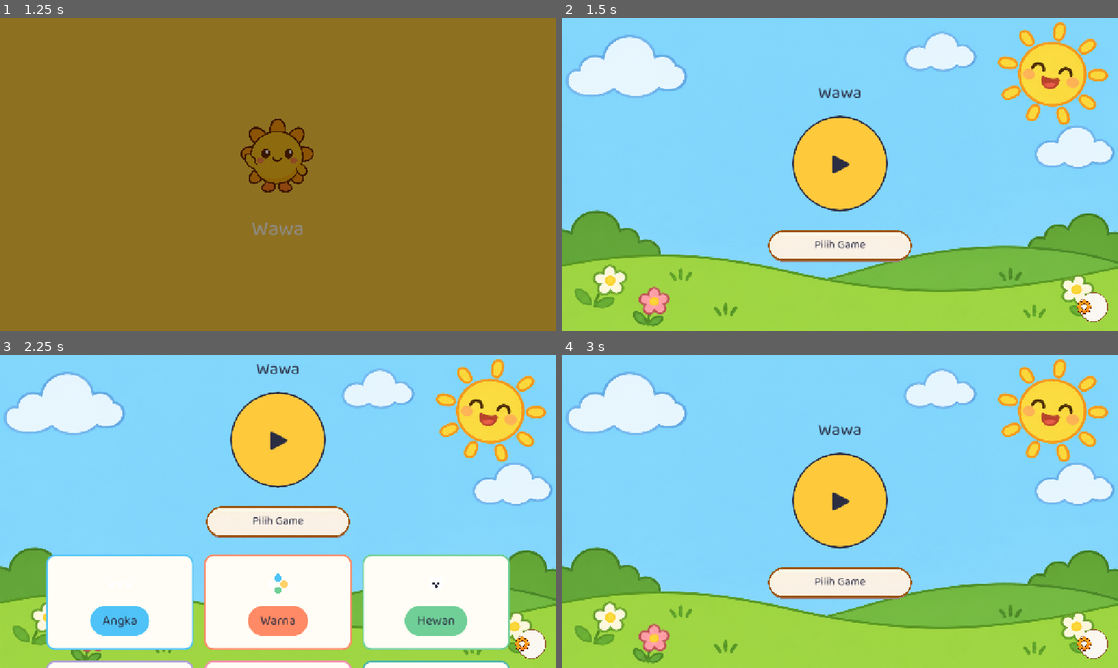
Above: before the commit, frames 1-4 (two rows, left to right).
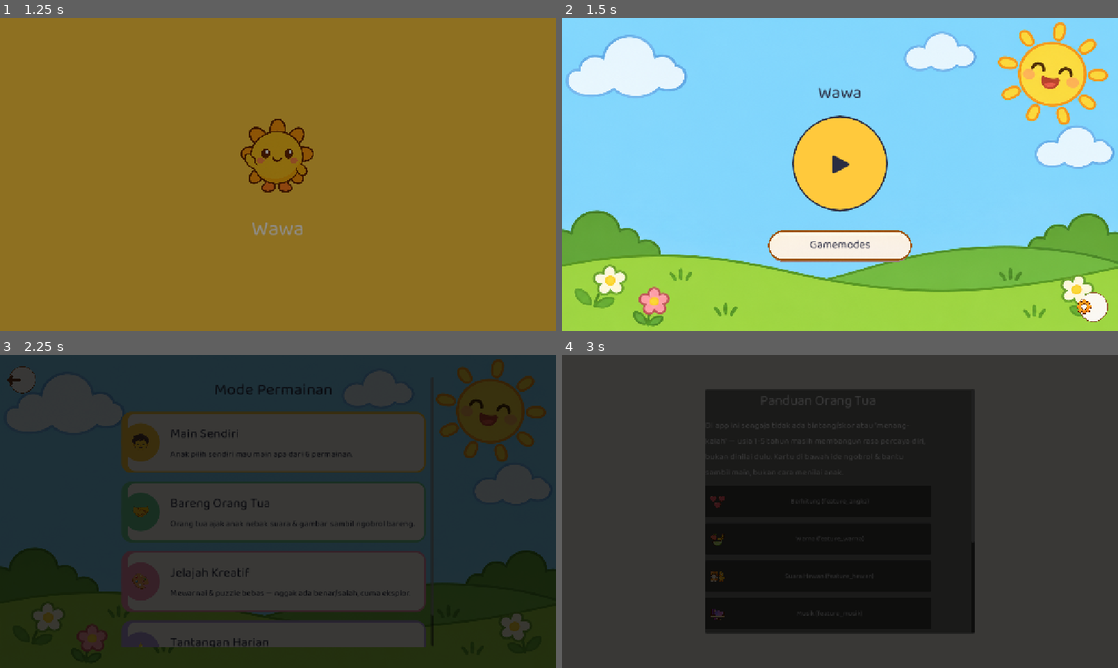
Above: after the commit, the same moments.

Repository: ptnusavisionmedia/game-balita
Game: Godot game, scene res://scenes/Splash.tscn
Two runs of this game, one before a commit and one after it. Both use one fixed random seed, a clock stepped at 60 frames per second and the inputs below.
Inputs (mouse positions are in pixels of both pictures, inside the frame that each line leads up to):
- Up to frame 1 (1.25 s): tap Enter at 0.5 s
- Up to frame 2 (1.5 s): no input
- Up to frame 3 (2.25 s): click (278, 580) at 2 s, where only the run before the commit has a clickable "Pilih Game"
- Up to frame 4 (3 s): click (840, 520) at 2.75 s, where only the run before the commit has a clickable "Pilih Game"

Frame 1 is identical in both runs. In frame 2, 0.2% of the frame differs, in the area x 44-56%, y 70-74%; in frame 3, 100%; in frame 4, 100%, in the area x 0-100%, y 0-100%.

Commit message:
feat: ganti "Pilih Game" jadi "Gamemodes" dengan 4 kartu tema
4 cara masuk ke 6 mini-game yang sama (bukan modul baru): Main Sendiri
(grid manual, dipindah dari Home), Bareng Orang Tua (jalan pintas ke
ParentGuide — nebak suara/gambar hewan, berbasis scaffolding Vygotsky),
Jelajah Kreatif (acak Mewarnai/Puzzle saja), Tantangan Harian (1 modul
tetap per hari, berbasis prinsip rutinitas tumbuh kembang).

Co-Authored-By: Claude Sonnet 5 <noreply@anthropic.com>

Diff:
--- /dev/null
+++ b/scenes/GameModes.tscn
@@ -0,0 +1,8 @@
+[gd_scene load_steps=2 format=3]
+
+[ext_resource type="Script" path="res://scenes/game_modes.gd" id="1"]
+
+[node name="GameModes" type="Control"]
+anchor_right = 1.0
+anchor_bottom = 1.0
+script = ExtResource("1")
--- /dev/null
+++ b/scenes/game_modes.gd
@@ -0,0 +1,290 @@
+extends Control
+## "Mode Permainan" — pengganti grid "Pilih Game" lama. 4 kartu vertikal,
+## tiap kartu 1 TEMA cara main (bukan 1 modul), supaya anak & orang tua
+## punya beberapa cara masuk ke 6 mini-game yang sama, bukan cuma acak
+## (tombol Play di Home) atau pilih manual.
+##
+## Dasar tiap tema (lihat juga obsidian-vault/Decisions Log.md 2026-11-26):
+## - "Main Sendiri": otonomi memilih — usia 3-5 tahun mulai butuh rasa
+##   kontrol atas pilihannya sendiri, bukan cuma didikte/diacak (self-
+##   directed play, ala Montessori).
+## - "Bareng Orang Tua": scaffolding Vygotsky (Zone of Proximal Development)
+##   — anak belajar lebih cepat lewat interaksi aktif orang dewasa
+##   (nama/suara/konsep) daripada main sendirian. Ini cuma jalan pintas ke
+##   `ParentGuide.tscn` yang sudah ada (kartu per modul + "Mulai Main
+##   Bareng" ke mekanik Bareng Orang Tua `feature_hewan`), BUKAN modul baru.
+## - "Jelajah Kreatif": main terbuka tanpa benar/salah (Mewarnai/Puzzle) —
+##   pentingnya unstructured/open-ended play buat ekspresi & motorik halus,
+##   beda dari 2 mode di atas yang berbasis "pilihan".
+## - "Tantangan Harian": 1 modul yang SAMA sepanjang hari ini (bukan acak
+##   tiap tap seperti Play) — rutinitas yang konsisten/terprediksi penting
+##   buat anak kecil (predictability & routine di tumbuh kembang usia dini).
+
+const ParentGuideScenePath := "res://scenes/ParentGuide.tscn"
+
+var _module_grid: GridContainer
+var _module_grid_wrapper: Control
+
+
+func _ready() -> void:
+	anchor_right = 1.0
+	anchor_bottom = 1.0
+	add_child(GameBackground.new())
+
+	var back_button := Button.new()
+	UIStyle.apply_icon_frame(back_button)
+	var back_icon_path := "res://core/assets/images/ui/back_arrow.png"
+	if FileAccess.file_exists(back_icon_path):
+		back_button.icon = load(back_icon_path)
+		back_button.expand_icon = true
+		back_button.add_theme_constant_override("icon_max_width", 48)
+	else:
+		back_button.text = "←"
+	back_button.anchor_left = 0.0
+	back_button.anchor_right = 0.0
+	back_button.offset_left = 8.0
+	back_button.offset_right = 96.0
+	back_button.offset_top = 12.0
+	back_button.offset_bottom = 100.0
+	back_button.pressed.connect(func(): GameFlow.go_home())
+	add_child(back_button)
+
+	var center := CenterContainer.new()
+	center.anchor_right = 1.0
+	center.anchor_bottom = 1.0
+	add_child(center)
+
+	var scroll := ScrollContainer.new()
+	scroll.custom_minimum_size = Vector2(720, 620)
+	center.add_child(scroll)
+
+	var vbox := VBoxContainer.new()
+	vbox.custom_minimum_size = Vector2(700, 0)
+	vbox.add_theme_constant_override("separation", 20)
+	scroll.add_child(vbox)
+
+	var title := Label.new()
+	title.text = "Mode Permainan"
+	title.add_theme_font_size_override("font_size", 38)
+	title.add_theme_color_override("font_color", AppColors.INK)
+	title.horizontal_alignment = HORIZONTAL_ALIGNMENT_CENTER
+	vbox.add_child(title)
+
+	vbox.add_child(_make_mode_card(
+		"🧒", AppColors.SUNSHINE,
+		"Main Sendiri",
+		"Anak pilih sendiri mau main apa dari 6 permainan.",
+		_on_main_sendiri_pressed
+	))
+
+	vbox.add_child(_make_mode_card(
+		"🤝", AppColors.LEAF,
+		"Bareng Orang Tua",
+		"Orang tua ajak anak nebak suara & gambar sambil ngobrol bareng.",
+		_on_bareng_orang_tua_pressed
+	))
+
+	vbox.add_child(_make_mode_card(
+		"🎨", AppColors.ACCENT_MEWARNAI,
+		"Jelajah Kreatif",
+		"Mewarnai & puzzle bebas — nggak ada benar/salah, cuma eksplor.",
+		_on_jelajah_kreatif_pressed
+	))
+
+	vbox.add_child(_make_mode_card(
+		"⭐", AppColors.ACCENT_MUSIK,
+		"Tantangan Harian",
+		"1 permainan pilihan hari ini — sama sepanjang hari, ganti besok.",
+		_on_tantangan_harian_pressed
+	))
+
+	_module_grid_wrapper = VBoxContainer.new()
+	_module_grid_wrapper.visible = false
+	_module_grid_wrapper.add_theme_constant_override("separation", 12)
+	vbox.add_child(_module_grid_wrapper)
+
+	var grid_label := Label.new()
+	grid_label.text = "Pilih permainan:"
+	grid_label.add_theme_font_size_override("font_size", 24)
+	grid_label.add_theme_color_override("font_color", AppColors.INK)
+	grid_label.horizontal_alignment = HORIZONTAL_ALIGNMENT_CENTER
+	_module_grid_wrapper.add_child(grid_label)
+
+	_module_grid = GridContainer.new()
+	_module_grid.columns = 3
+	_module_grid.add_theme_constant_override("h_separation", 24)
+	_module_grid.add_theme_constant_override("v_separation", 24)
+	_module_grid.size_flags_horizontal = Control.SIZE_SHRINK_CENTER
+	_module_grid_wrapper.add_child(_module_grid)
+
+	for game in GameFlow.GAMES:
+		_module_grid.add_child(_make_module_tile(game))
+
+
+## 1 kartu tema: badge emoji bulat warna aksen di kiri + judul & 1 baris
+## deskripsi di kanan, seluruh kartu jadi 1 tombol. Pola "kartu lebar" ini
+## beda dari `_make_tile` di home.gd (kartu persegi per modul) — supaya
+## 4 tema kelihatan beda level dari 6 modul di dalamnya.
+func _make_mode_card(emoji: String, accent: Color, title_text: String, subtitle_text: String, callback: Callable) -> Button:
+	var button := Button.new()
+	button.custom_minimum_size = Vector2(0, 140)
+	button.pressed.connect(callback)
+
+	var style := StyleBoxFlat.new()
+	style.bg_color = AppColors.CREAM
+	style.border_color = accent
+	style.set_border_width_all(4)
+	style.border_width_left = 14
+	style.set_corner_radius_all(20)
+	style.set_content_margin_all(20)
+	for state in ["normal", "hover", "pressed", "focus"]:
+		button.add_theme_stylebox_override(state, style)
+
+	var row := HBoxContainer.new()
+	row.anchor_right = 1.0
+	row.anchor_bottom = 1.0
+	row.add_theme_constant_override("separation", 24)
+	row.mouse_filter = Control.MOUSE_FILTER_IGNORE
+	button.add_child(row)
+
+	var badge := PanelContainer.new()
+	badge.custom_minimum_size = Vector2(88, 88)
+	badge.size_flags_vertical = Control.SIZE_SHRINK_CENTER
+	var badge_style := StyleBoxFlat.new()
+	badge_style.bg_color = accent
+	badge_style.set_corner_radius_all(999)
+	badge.add_theme_stylebox_override("panel", badge_style)
+	row.add_child(badge)
+
+	var badge_label := Label.new()
+	badge_label.text = emoji
+	badge_label.add_theme_font_size_override("font_size", 42)
+	badge_label.horizontal_alignment = HORIZONTAL_ALIGNMENT_CENTER
+	badge_label.vertical_alignment = VERTICAL_ALIGNMENT_CENTER
+	badge.add_child(badge_label)
+
+	var text_box := VBoxContainer.new()
+	text_box.size_flags_horizontal = Control.SIZE_EXPAND_FILL
+	text_box.size_flags_vertical = Control.SIZE_SHRINK_CENTER
+	text_box.add_theme_constant_override("separation", 6)
+	row.add_child(text_box)
+
+	var title_label := Label.new()
+	title_label.text = title_text
+	title_label.add_theme_font_size_override("font_size", 30)
+	title_label.add_theme_color_override("font_color", AppColors.INK)
+	text_box.add_child(title_label)
+
+	var subtitle_label := Label.new()
+	subtitle_label.text = subtitle_text
+	subtitle_label.add_theme_font_size_override("font_size", 20)
+	subtitle_label.add_theme_color_override("font_color", AppColors.INK)
+	subtitle_label.autowrap_mode = TextServer.AUTOWRAP_WORD
+	text_box.add_child(subtitle_label)
+
+	return button
+
+
+## Kartu modul 340x220 — identik `_make_tile` di home.gd (mockup
+## `previews/02_pilih_game.png`), dipindah ke sini karena grid pilih manual
+## sekarang isi dalam "Main Sendiri", bukan lagi langsung di Home.
+func _make_module_tile(game: Dictionary) -> Button:
+	var accent := _accent_for(game["kind"])
+	var button := Button.new()
+	button.custom_minimum_size = Vector2(340, 220)
+	button.pressed.connect(func(): GameFlow.start_specific_game(game["scene"]))
+
+	var style := StyleBoxFlat.new()
+	style.bg_color = AppColors.CREAM
+	style.border_color = accent
+	style.set_border_width_all(4)
+	style.set_corner_radius_all(20)
+	for state in ["normal", "hover", "pressed", "focus"]:
+		button.add_theme_stylebox_override(state, style)
+
+	var tile_box := VBoxContainer.new()
+	tile_box.anchor_right = 1.0
+	tile_box.anchor_bottom = 1.0
+	tile_box.alignment = BoxContainer.ALIGNMENT_CENTER
+	tile_box.add_theme_constant_override("separation", 14)
+	tile_box.mouse_filter = Control.MOUSE_FILTER_IGNORE
+	button.add_child(tile_box)
+
+	var icon := ModuleIcon.new()
+	icon.kind = game["kind"]
+	icon.custom_minimum_size = Vector2(96, 96)
+	icon.size_flags_horizontal = Control.SIZE_SHRINK_CENTER
+	tile_box.add_child(icon)
+
+	var label_chip := PanelContainer.new()
+	label_chip.size_flags_horizontal = Control.SIZE_SHRINK_CENTER
+	label_chip.mouse_filter = Control.MOUSE_FILTER_IGNORE
+	var chip_style := StyleBoxFlat.new()
+	chip_style.bg_color = accent
+	chip_style.set_corner_radius_all(999)
+	chip_style.content_margin_left = 28
+	chip_style.content_margin_right = 28
+	chip_style.content_margin_top = 10
+	chip_style.content_margin_bottom = 10
+	label_chip.add_theme_stylebox_override("panel", chip_style)
+	tile_box.add_child(label_chip)
+
+	var label := Label.new()
+	label.text = game["name"]
+	label.horizontal_alignment = HORIZONTAL_ALIGNMENT_CENTER
+	label.add_theme_color_override("font_color", AppColors.INK)
+	label.add_theme_font_size_override("font_size", 30)
+	label_chip.add_child(label)
+
+	return button
+
+
+static func _accent_for(kind: String) -> Color:
+	match kind:
+		"angka": return AppColors.ACCENT_ANGKA
+		"warna": return AppColors.ACCENT_WARNA
+		"hewan": return AppColors.ACCENT_HEWAN
+		"musik": return AppColors.ACCENT_MUSIK
+		"mewarnai": return AppColors.ACCENT_MEWARNAI
+		"puzzle": return AppColors.ACCENT_PUZZLE
+		_: return AppColors.SUNSHINE
+
+
+func _on_main_sendiri_pressed() -> void:
+	_module_grid_wrapper.visible = not _module_grid_wrapper.visible
+
+
+## Jalan pintas ke `ParentGuide.tscn` yang sudah ada — isinya kartu per
+## modul (kalimat scaffolding + "Mulai Main Bareng" ke mekanik Bareng Orang
+## Tua `feature_hewan`, nebak suara/gambar). Sengaja TANPA
+## `ParentalGateDialog` di sini: gate itu buat lindungi Settings dari anak
+## klak-klik sendiri, bukan buat lindungi konten ini — di mode ini
+## orang tua memang diasumsikan sedang duduk bareng anak.
+func _on_bareng_orang_tua_pressed() -> void:
+	GameFlow.goto_scene(ParentGuideScenePath)
+
+
+## Pilih acak di antara 2 modul "tanpa benar/salah" (Mewarnai, Puzzle) —
+## beda dari Play di Home yang acak dari SEMUA 6 modul, supaya "Jelajah
+## Kreatif" konsisten cuma isi main bebas/sensorik, bukan modul kuis
+## (Angka/Warna/Hewan) yang punya jawaban benar-salah.
+func _on_jelajah_kreatif_pressed() -> void:
+	const CREATIVE_KINDS := ["mewarnai", "puzzle"]
+	var pool: Array = GameFlow.GAMES.filter(func(g): return g["implemented"] and CREATIVE_KINDS.has(g["kind"]))
+	if pool.is_empty():
+		return
+	randomize()
+	var pick: Dictionary = pool[randi() % pool.size()]
+	GameFlow.start_specific_game(pick["scene"])
+
+
+## Deterministik per hari (bukan `randi()`) — pakai hari-ke-berapa dalam
+## tahun sebagai index, supaya tap berkali-kali hari yang sama selalu
+## kebuka modul yang SAMA (beda dari Play acak di Home), baru ganti besok.
+func _on_tantangan_harian_pressed() -> void:
+	var pool: Array = GameFlow.GAMES.filter(func(g): return g["implemented"])
+	if pool.is_empty():
+		return
+	var day_of_year: int = Time.get_date_dict_from_system()["day"] + Time.get_date_dict_from_system()["month"] * 31
+	var pick: Dictionary = pool[day_of_year % pool.size()]
+	GameFlow.start_specific_game(pick["scene"])
--- a/scenes/home.gd
+++ b/scenes/home.gd
@@ -1,12 +1,14 @@
 extends Control
 ## Menu utama: 1 tombol "Play" besar di tengah (mode acak infinite lewat
-## `GameFlow`) + tombol sekunder "Pilih Game" (grid manual, tersembunyi
-## default) + Settings. Lihat obsidian-vault/Decisions Log.md 2026-11-20
-## untuk alasan desain ini (sebelumnya langsung tampilkan grid 6 tile).
+## `GameFlow`) + tombol sekunder "Gamemodes" (ke `GameModes.tscn`) + Settings.
+## Lihat obsidian-vault/Decisions Log.md 2026-11-20 & 2026-11-26.
+##
+## Update 2026-11-26: grid 6 modul pilih manual yang dulu langsung di sini
+## (toggle di bawah tombol "Pilih Game") DIPINDAH ke `scenes/game_modes.gd`
+## jadi isi kartu "Main Sendiri" — Home sekarang cuma Play + Gamemodes +
+## Settings, grid-nya ada di layar Gamemodes sendiri.
 
 const ParentalGateDialogScene := preload("res://core/scenes/ParentalGateDialog.tscn")
-
-var _grid: GridContainer
 
 
 func _ready() -> void:
@@ -60,26 +62,20 @@
 	play_button.pressed.connect(_on_play_pressed)
 	vbox.add_child(play_button)
 
+	# Update 2026-11-26: "Pilih Game" (grid 6 modul langsung di Home) diganti
+	# jadi "Gamemodes" — pindah ke scene sendiri `GameModes.tscn` dengan 4
+	# kartu tema (Main Sendiri/Bareng Orang Tua/Jelajah Kreatif/Tantangan
+	# Harian), bukan cuma grid pilih manual. Lihat scenes/game_modes.gd &
+	# obsidian-vault/Decisions Log.md 2026-11-26.
 	var choose_button := Button.new()
-	choose_button.text = "Pilih Game"
+	choose_button.text = "Gamemodes"
 	choose_button.custom_minimum_size = Vector2(342, 114)  # rasio 3:1, sama persis gambar sumber
 	choose_button.size_flags_horizontal = Control.SIZE_SHRINK_CENTER
 	choose_button.add_theme_font_size_override("font_size", 26)
 	UIStyle.apply_ink_text_color(choose_button)
 	_apply_texture_button_style(choose_button, "res://core/assets/images/button_secondary.png")
-	choose_button.pressed.connect(_on_toggle_grid)
+	choose_button.pressed.connect(func(): GameFlow.goto_scene("res://scenes/GameModes.tscn"))
 	vbox.add_child(choose_button)
-
-	_grid = GridContainer.new()
-	_grid.columns = 3
-	_grid.add_theme_constant_override("h_separation", 24)
-	_grid.add_theme_constant_override("v_separation", 24)
-	_grid.size_flags_horizontal = Control.SIZE_SHRINK_CENTER
-	_grid.visible = false
-	vbox.add_child(_grid)
-
-	for game in GameFlow.GAMES:
-		_grid.add_child(_make_tile(game))
 
 	# Update 2026-11-22 (redesain ke-2): gear Settings pindah dari pojok
 	# kanan atas ke BAWAH tengah layar (atas permintaan user) — "agak
@@ -131,84 +127,8 @@
 		button.add_theme_stylebox_override(state, style)
 
 
-## Update 2026-11-22: redesain kartu modul mengikuti mockup
-## `previews/02_pilih_game.png` paket Wawa_GUI_HUD_Pack.zip — dari kotak
-## kecil warna solid (120x120) jadi kartu krem besar (340x220) dengan
-## border warna aksen + ikon modul besar + nama modul di dalam "chip"
-## pil warna aksen (bukan teks putih polos di atas kotak warna lagi).
-func _make_tile(game: Dictionary) -> Button:
-	var accent := _accent_for(game["kind"])
-	var button := Button.new()
-	button.custom_minimum_size = Vector2(340, 220)
-	button.pressed.connect(_on_tile_pressed.bind(game["scene"]))
-
-	var style := StyleBoxFlat.new()
-	style.bg_color = AppColors.CREAM
-	style.border_color = accent
-	style.set_border_width_all(4)
-	style.set_corner_radius_all(20)
-	for state in ["normal", "hover", "pressed", "focus"]:
-		button.add_theme_stylebox_override(state, style)
-
-	var tile_box := VBoxContainer.new()
-	tile_box.anchor_right = 1.0
-	tile_box.anchor_bottom = 1.0
-	tile_box.alignment = BoxContainer.ALIGNMENT_CENTER
-	tile_box.add_theme_constant_override("separation", 14)
-	tile_box.mouse_filter = Control.MOUSE_FILTER_IGNORE
-	button.add_child(tile_box)
-
-	var icon := ModuleIcon.new()
-	icon.kind = game["kind"]
-	icon.custom_minimum_size = Vector2(96, 96)
-	icon.size_flags_horizontal = Control.SIZE_SHRINK_CENTER
-	tile_box.add_child(icon)
-
-	var label_chip := PanelContainer.new()
-	label_chip.size_flags_horizontal = Control.SIZE_SHRINK_CENTER
-	label_chip.mouse_filter = Control.MOUSE_FILTER_IGNORE
-	var chip_style := StyleBoxFlat.new()
-	chip_style.bg_color = accent
-	chip_style.set_corner_radius_all(999)
-	chip_style.content_margin_left = 28
-	chip_style.content_margin_right = 28
-	chip_style.content_margin_top = 10
-	chip_style.content_margin_bottom = 10
-	label_chip.add_theme_stylebox_override("panel", chip_style)
-	tile_box.add_child(label_chip)
-
-	var label := Label.new()
-	label.text = game["name"]
-	label.horizontal_alignment = HORIZONTAL_ALIGNMENT_CENTER
-	label.add_theme_color_override("font_color", AppColors.INK)
-	label.add_theme_font_size_override("font_size", 30)
-	label_chip.add_child(label)
-
-	return button
-
-
-## Warna aksen per modul, sinkron dengan docs/UI_UX_DESIGN.md.
-static func _accent_for(kind: String) -> Color:
-	match kind:
-		"angka": return AppColors.ACCENT_ANGKA
-		"warna": return AppColors.ACCENT_WARNA
-		"hewan": return AppColors.ACCENT_HEWAN
-		"musik": return AppColors.ACCENT_MUSIK
-		"mewarnai": return AppColors.ACCENT_MEWARNAI
-		"puzzle": return AppColors.ACCENT_PUZZLE
-		_: return AppColors.SUNSHINE
-
-
 func _on_play_pressed() -> void:
 	GameFlow.start_random_game()
-
-
-func _on_toggle_grid() -> void:
-	_grid.visible = not _grid.visible
-
-
-func _on_tile_pressed(scene_path: String) -> void:
-	GameFlow.start_specific_game(scene_path)
 
 
 func _open_settings() -> void:
Not shown, changed: obsidian-vault/Decisions Log.md
